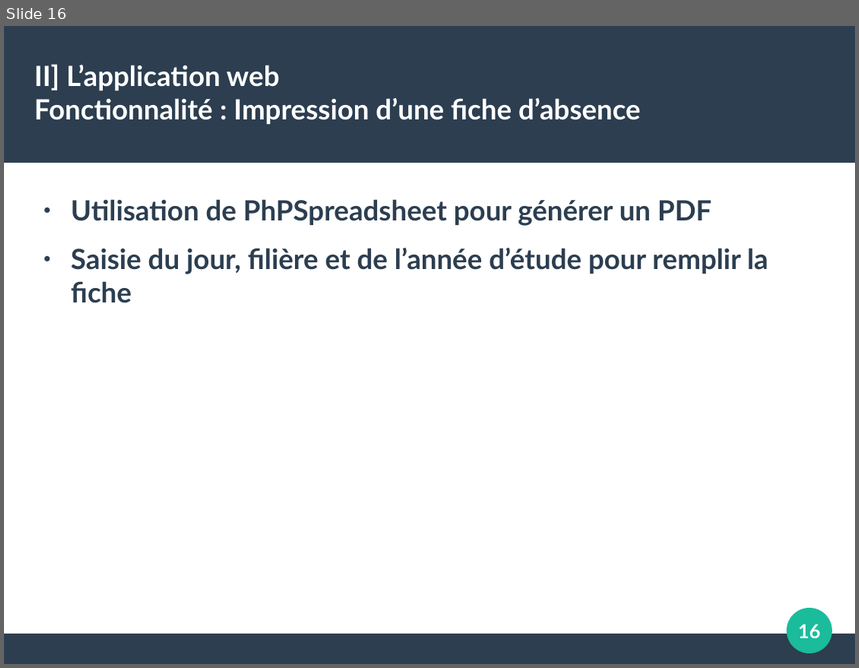
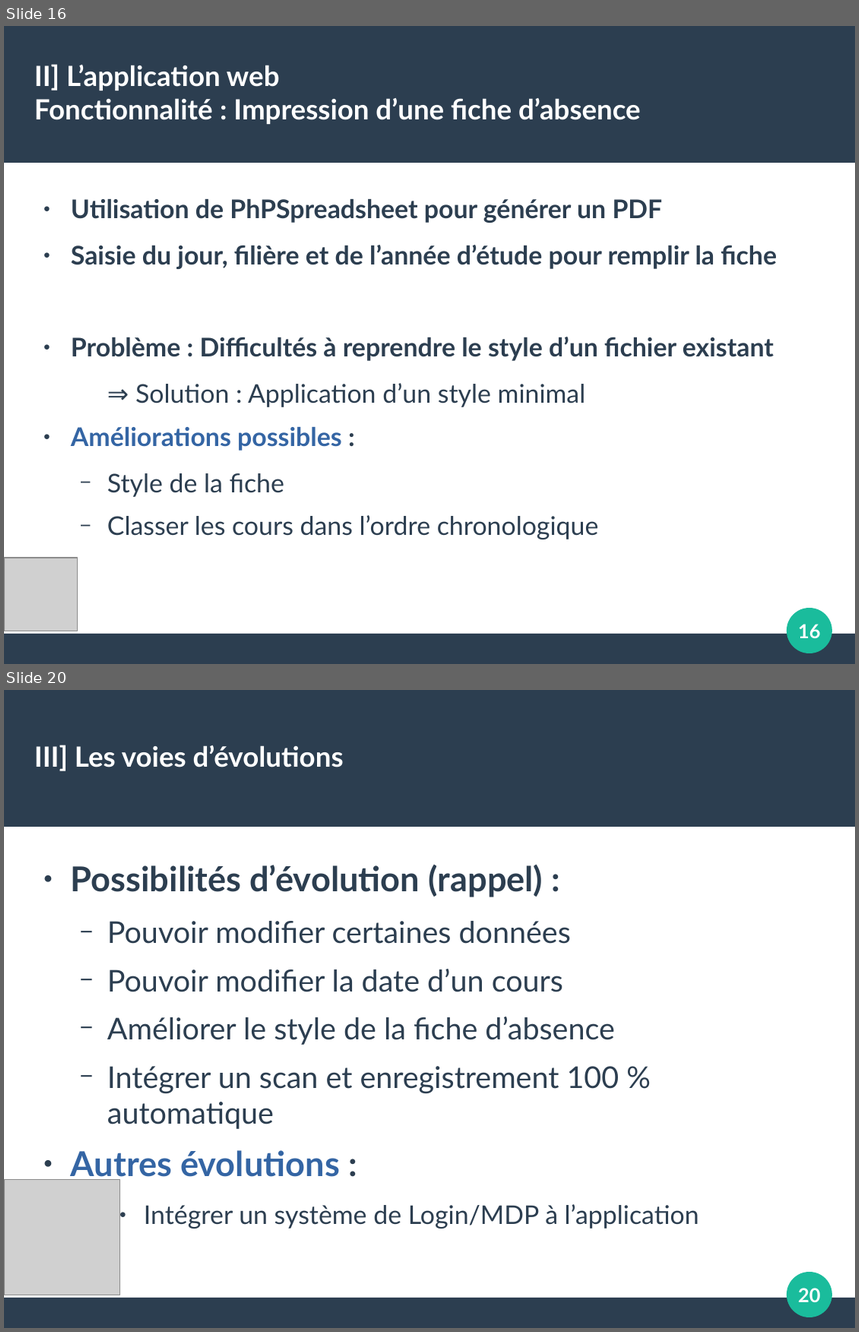
Before and after one commit to FlavienVernier/GestionEnseignantsEtudiants, a slide deck: DiapoSoutenance.odp. Shown one above the other, each under a label of ours: slide 16 before the commit, slides 16 and 20 after it; the slides between them are not shown. The pictures are 859x668 and 859x1332 pixels, drawn with LibreOffice and Linux fonts; fonts in the diff are those of the drawing; grey boxes stand for pictures. Boxes give left, top, right and bottom in pixels: in the first picture for what was removed or moved away, otherwise in the second. Text is boxed around its words. In the diff, an @@ line names an element or a change of style, - is before the commit and + after.

```diff
--- a/DiapoSoutenance.odp
+++ b/DiapoSoutenance.odp
@@ slide 20 added at bbox=[4, 690, 855, 1328], background #FFFFFF; not listed: 3 template elements that a slide beside it also shows @@
@@ title added at bbox=[34, 745, 344, 771], 26 pt, text #FFFFFF, bold @@
+III] Les voies d’évolutions
@@ text added at bbox=[71, 864, 699, 1229], 28 pt, text #2C3E50 @@
+● Possibilités d’évolution (rappel) :
+  − Pouvoir modifier certaines données
+  − Pouvoir modifier la date d’un cours
+  − Améliorer le style de la fiche d’absence
+  − Intégrer un scan et enregistrement 100 % automatique
+● Autres évolutions :
+    ● Intégrer un système de Login/MDP à l’application
@@ picture added at bbox=[4, 1179, 120, 1296] @@
@@ page number added at bbox=[798, 1288, 820, 1303], 18 pt, text #FFFFFF, bold @@
+20
@@ slide 16 changed as well @@
@@ text at bbox=[71, 199, 777, 269]: size 26 to 24.1 pt in "Utilisation de PhPSpreadsheet pour générer un PDF", "Saisie du jour, filière et de l’année ..." @@
@@ text at bbox=[71, 337, 774, 540]: paragraphs added @@
+● Problème : Difficultés à reprendre le style d’un fichier existant
+  ⇒ Solution : Application d’un style minimal
+● Améliorations possibles :
+  − Style de la fiche
+  − Classer les cours dans l’ordre chronologique
@@ picture added at bbox=[4, 558, 78, 632] @@
```
Also in this commit, not shown: 15 other slides changed, 6 other slides added.
